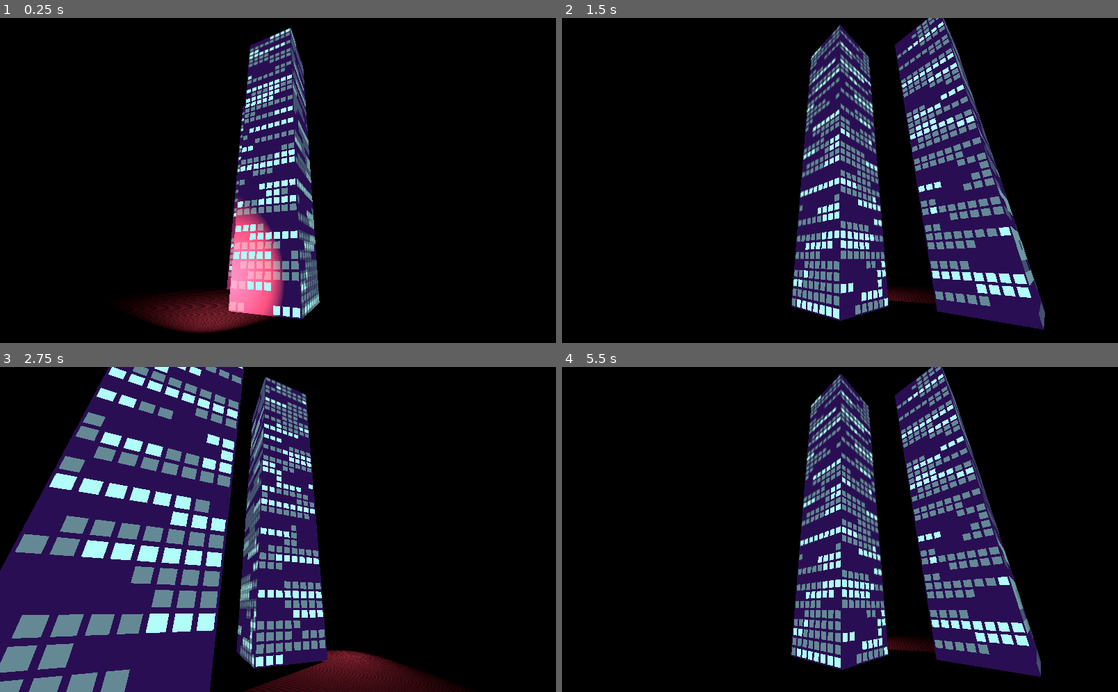
Above: before the commit, frames 1-4 (two rows, left to right).
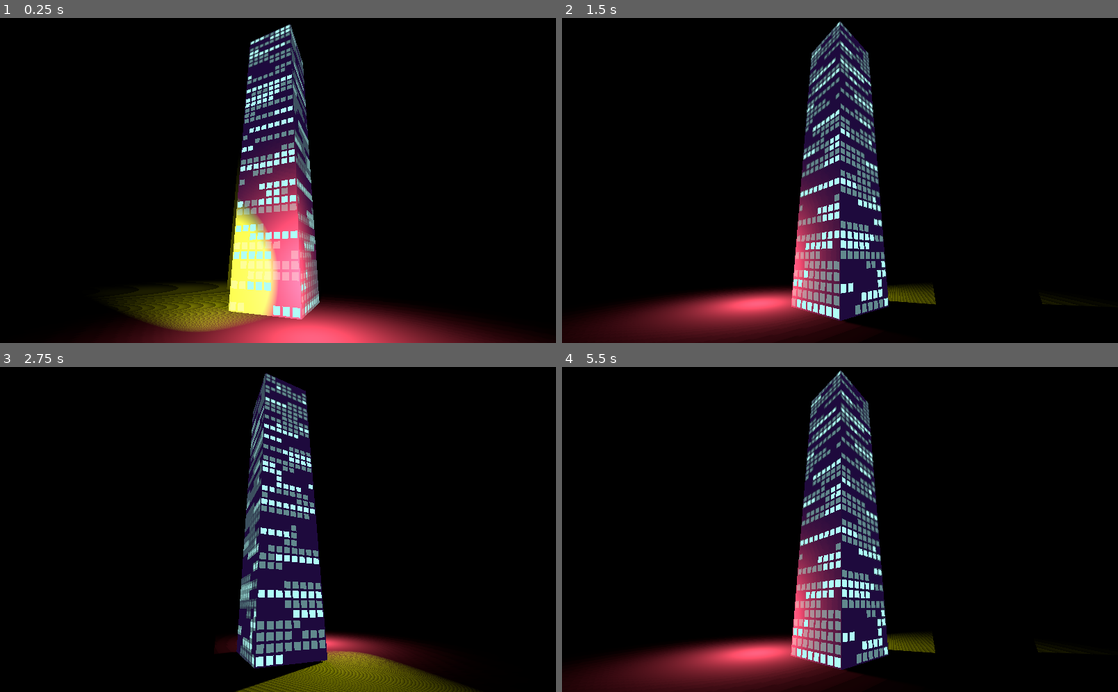
Above: after the commit, the same moments.

Repository: CluckeyMcCormick/ncg2
Game: Godot game, scene res://Main.tscn
Two runs of this game, one before a commit and one after it. Both use one fixed random seed, a clock stepped at 60 frames per second and the inputs below.
Inputs:
- Up to frame 1 (0.25 s): no input
- Up to frame 2 (1.5 s): no input
- Up to frame 3 (2.75 s): no input
- Up to frame 4 (5.5 s): no input

The runs differ from the first frame. In frame 1, 14% of the frame differs, in the area x 15-98%, y 1-100%; in frame 2, 23%; in frame 3, 39%, in the area x 0-86%, y 0-100%; in frame 4, 22%.

Commit message:
Process multiple lights with the building shader
Previously, any material with our building shader would only process
one light. Like, it could ONLY be lit by a single light source.

After some digging around, I found out that you're ACTUALLY supposed
to add the previous diffuse/specular result into you new calculation.

Well, maybe that's true in other places but for our shader that
presented a unique problem: the 'dark' parts got brighter everytime a
new light affected the building texture!!! So the dark parts of our
building were of variable color depending on how many light sources
were in contact with the building.

Obviously the ever-inching brightness was because of the constant
color-adding, which posed a different question: what do we do about
it? I tried multiplication and division before I found the different
color operations. Some actually produced really interesting effects
(especially the Dodge) but the Lighten operation actually did
everything I wanted. It made the lighted-areas brighter while keeping
the dark areas dark.

Diff:
--- a/Main.tscn
+++ b/Main.tscn
@@ -6,63 +6,184 @@
 
 [sub_resource type="PlaneMesh" id=1]
 
-[sub_resource type="ArrayMesh" id=2]
+[sub_resource type="ArrayMesh" id=12]
+surfaces/0 = {
+"aabb": AABB( -0.0625, 0, -0.0625, 0.125, 0.671875, 9.99868e-06 ),
+"array_data": PoolByteArray( 0, 0, 128, 189, 0, 0, 0, 0, 0, 0, 128, 189, 0, 0, 129, 0, 127, 0, 0, 129, 0, 0, 64, 183, 0, 0, 128, 61, 0, 0, 44, 63, 0, 0, 128, 189, 0, 0, 129, 0, 127, 0, 0, 129, 0, 48, 128, 188, 0, 0, 128, 189, 0, 0, 44, 63, 0, 0, 128, 189, 0, 0, 129, 0, 127, 0, 0, 129, 0, 0, 128, 188, 0, 0, 128, 189, 0, 0, 0, 0, 0, 0, 128, 189, 0, 0, 129, 0, 127, 0, 0, 129, 0, 0, 64, 183, 0, 0, 128, 61, 0, 0, 0, 0, 0, 0, 128, 189, 0, 0, 129, 0, 127, 0, 0, 129, 0, 48, 64, 183, 0, 0, 128, 61, 0, 0, 44, 63, 0, 0, 128, 189, 0, 0, 129, 0, 127, 0, 0, 129, 0, 48, 128, 188 ),
+"array_index_data": PoolByteArray(  ),
+"blend_shape_data": [  ],
+"format": 97303,
+"index_count": 0,
+"material": ExtResource( 5 ),
+"primitive": 4,
+"skeleton_aabb": [  ],
+"vertex_count": 6
+}
+
+[sub_resource type="ArrayMesh" id=13]
+surfaces/0 = {
+"aabb": AABB( -0.0625, 0, 0.0625, 0.125, 0.671885, 9.99868e-06 ),
+"array_data": PoolByteArray( 0, 0, 128, 189, 0, 0, 44, 63, 0, 0, 128, 61, 0, 0, 127, 0, 127, 0, 0, 127, 0, 47, 128, 186, 0, 0, 128, 61, 0, 0, 0, 0, 0, 0, 128, 61, 0, 0, 127, 0, 127, 0, 0, 127, 128, 51, 128, 176, 0, 0, 128, 189, 0, 0, 0, 0, 0, 0, 128, 61, 0, 0, 127, 0, 127, 0, 0, 127, 0, 47, 128, 176, 0, 0, 128, 189, 0, 0, 44, 63, 0, 0, 128, 61, 0, 0, 127, 0, 127, 0, 0, 127, 0, 47, 128, 186, 0, 0, 128, 61, 0, 0, 44, 63, 0, 0, 128, 61, 0, 0, 127, 0, 127, 0, 0, 127, 128, 51, 128, 186, 0, 0, 128, 61, 0, 0, 0, 0, 0, 0, 128, 61, 0, 0, 127, 0, 127, 0, 0, 127, 128, 51, 128, 176 ),
+"array_index_data": PoolByteArray(  ),
+"blend_shape_data": [  ],
+"format": 97303,
+"index_count": 0,
+"material": ExtResource( 5 ),
+"primitive": 4,
+"skeleton_aabb": [  ],
+"vertex_count": 6
+}
+
+[sub_resource type="ArrayMesh" id=14]
+surfaces/0 = {
+"aabb": AABB( 0.0625, 0, -0.0625, 9.99868e-06, 0.671875, 0.125 ),
+"array_data": PoolByteArray( 0, 0, 128, 61, 0, 0, 0, 0, 0, 0, 128, 189, 127, 0, 0, 0, 0, 0, 127, 129, 0, 46, 224, 186, 0, 0, 128, 61, 0, 0, 44, 63, 0, 0, 128, 61, 127, 0, 0, 0, 0, 0, 127, 129, 0, 51, 32, 190, 0, 0, 128, 61, 0, 0, 44, 63, 0, 0, 128, 189, 127, 0, 0, 0, 0, 0, 127, 129, 0, 46, 32, 190, 0, 0, 128, 61, 0, 0, 0, 0, 0, 0, 128, 189, 127, 0, 0, 0, 0, 0, 127, 129, 0, 46, 224, 186, 0, 0, 128, 61, 0, 0, 0, 0, 0, 0, 128, 61, 127, 0, 0, 0, 0, 0, 127, 129, 0, 51, 224, 186, 0, 0, 128, 61, 0, 0, 44, 63, 0, 0, 128, 61, 127, 0, 0, 0, 0, 0, 127, 129, 0, 51, 32, 190 ),
+"array_index_data": PoolByteArray(  ),
+"blend_shape_data": [  ],
+"format": 97303,
+"index_count": 0,
+"material": ExtResource( 5 ),
+"primitive": 4,
+"skeleton_aabb": [  ],
+"vertex_count": 6
+}
+
+[sub_resource type="ArrayMesh" id=15]
+surfaces/0 = {
+"aabb": AABB( -0.0625, 0, -0.0625, 9.99868e-06, 0.671885, 0.125 ),
+"array_data": PoolByteArray( 0, 0, 128, 189, 0, 0, 44, 63, 0, 0, 128, 189, 129, 0, 0, 0, 0, 0, 127, 127, 32, 56, 96, 190, 0, 0, 128, 189, 0, 0, 0, 0, 0, 0, 128, 61, 129, 0, 0, 0, 0, 0, 127, 127, 32, 57, 96, 187, 0, 0, 128, 189, 0, 0, 0, 0, 0, 0, 128, 189, 129, 0, 0, 0, 0, 0, 127, 127, 32, 56, 96, 187, 0, 0, 128, 189, 0, 0, 44, 63, 0, 0, 128, 189, 129, 0, 0, 0, 0, 0, 127, 127, 32, 56, 96, 190, 0, 0, 128, 189, 0, 0, 44, 63, 0, 0, 128, 61, 129, 0, 0, 0, 0, 0, 127, 127, 32, 57, 96, 190, 0, 0, 128, 189, 0, 0, 0, 0, 0, 0, 128, 61, 129, 0, 0, 0, 0, 0, 127, 127, 32, 57, 96, 187 ),
+"array_index_data": PoolByteArray(  ),
+"blend_shape_data": [  ],
+"format": 97303,
+"index_count": 0,
+"material": ExtResource( 5 ),
+"primitive": 4,
+"skeleton_aabb": [  ],
+"vertex_count": 6
+}
+
+[sub_resource type="ArrayMesh" id=16]
+surfaces/0 = {
+"aabb": AABB( -0.0625, 0.671875, -0.0625, 0.125, 1.00136e-05, 0.125 ),
+"array_data": PoolByteArray( 0, 0, 128, 189, 0, 0, 44, 63, 0, 0, 128, 189, 0, 127, 0, 0, 127, 0, 0, 127, 0, 0, 0, 0, 0, 0, 128, 61, 0, 0, 44, 63, 0, 0, 128, 61, 0, 127, 0, 0, 127, 0, 0, 127, 0, 0, 0, 0, 0, 0, 128, 189, 0, 0, 44, 63, 0, 0, 128, 61, 0, 127, 0, 0, 127, 0, 0, 127, 0, 0, 0, 0, 0, 0, 128, 189, 0, 0, 44, 63, 0, 0, 128, 189, 0, 127, 0, 0, 127, 0, 0, 127, 0, 0, 0, 0, 0, 0, 128, 61, 0, 0, 44, 63, 0, 0, 128, 189, 0, 127, 0, 0, 127, 0, 0, 127, 0, 0, 0, 0, 0, 0, 128, 61, 0, 0, 44, 63, 0, 0, 128, 61, 0, 127, 0, 0, 127, 0, 0, 127, 0, 0, 0, 0 ),
+"array_index_data": PoolByteArray(  ),
+"blend_shape_data": [  ],
+"format": 97303,
+"index_count": 0,
+"material": ExtResource( 5 ),
+"primitive": 4,
+"skeleton_aabb": [  ],
+"vertex_count": 6
+}
+
+[sub_resource type="Shader" id=28]
+code = "shader_type spatial;
+render_mode blend_mix,depth_draw_opaque,cull_back,diffuse_burley,specular_schlick_ggx;
+uniform vec4 albedo : hint_color;
+uniform sampler2D texture_albedo : hint_albedo;
+uniform float specular;
+uniform float metallic;
+uniform float roughness : hint_range(0,1);
+uniform float point_size : hint_range(0,128);
+uniform vec3 uv1_scale;
+uniform vec3 uv1_offset;
+uniform vec3 uv2_scale;
+uniform vec3 uv2_offset;
+
+
+void vertex() {
+	UV=UV*uv1_scale.xy+uv1_offset.xy;
+}
+
+
+
+
+void fragment() {
+	vec2 base_uv = UV;
+	vec4 albedo_tex = texture(texture_albedo,base_uv);
+	ALBEDO = albedo.rgb * albedo_tex.rgb;
+	METALLIC = metallic;
+	ROUGHNESS = roughness;
+	SPECULAR = specular;
+}
+"
+
+[sub_resource type="ShaderMaterial" id=29]
+shader = SubResource( 28 )
+shader_param/albedo = Color( 1, 1, 1, 1 )
+shader_param/specular = 1.0
+shader_param/metallic = 1.0
+shader_param/roughness = 1.0
+shader_param/point_size = 1.0
+shader_param/uv1_scale = Vector3( 1, 1, 1 )
+shader_param/uv1_offset = Vector3( 0, 0, 0 )
+shader_param/uv2_scale = Vector3( 1, 1, 1 )
+shader_param/uv2_offset = Vector3( 0, 0, 0 )
+
+[sub_resource type="SpatialMaterial" id=22]
+transmission_enabled = true
+transmission = Color( 1, 0, 0, 1 )
+refraction_enabled = true
+refraction_scale = 0.05
+refraction_texture_channel = 0
+
+[sub_resource type="ArrayMesh" id=23]
 surfaces/0 = {
 "aabb": AABB( -0.0625, 0, -0.0625, 0.125, 0.65625, 9.99868e-06 ),
-"array_data": PoolByteArray( 0, 0, 128, 189, 0, 0, 0, 0, 0, 0, 128, 189, 0, 0, 129, 0, 127, 0, 0, 129, 0, 164, 160, 185, 0, 0, 128, 61, 0, 0, 40, 63, 0, 0, 128, 189, 0, 0, 129, 0, 127, 0, 0, 129, 0, 47, 112, 189, 0, 0, 128, 189, 0, 0, 40, 63, 0, 0, 128, 189, 0, 0, 129, 0, 127, 0, 0, 129, 0, 164, 112, 189, 0, 0, 128, 189, 0, 0, 0, 0, 0, 0, 128, 189, 0, 0, 129, 0, 127, 0, 0, 129, 0, 164, 160, 185, 0, 0, 128, 61, 0, 0, 0, 0, 0, 0, 128, 189, 0, 0, 129, 0, 127, 0, 0, 129, 0, 47, 160, 185, 0, 0, 128, 61, 0, 0, 40, 63, 0, 0, 128, 189, 0, 0, 129, 0, 127, 0, 0, 129, 0, 47, 112, 189 ),
-"array_index_data": PoolByteArray(  ),
-"blend_shape_data": [  ],
-"format": 97303,
-"index_count": 0,
-"material": ExtResource( 5 ),
-"primitive": 4,
-"skeleton_aabb": [  ],
-"vertex_count": 6
-}
-
-[sub_resource type="ArrayMesh" id=3]
+"array_data": PoolByteArray( 0, 0, 128, 189, 0, 0, 0, 0, 0, 0, 128, 189, 0, 0, 129, 0, 127, 0, 0, 129, 224, 56, 128, 181, 0, 0, 128, 61, 0, 0, 40, 63, 0, 0, 128, 189, 0, 0, 129, 0, 127, 0, 0, 129, 224, 57, 0, 188, 0, 0, 128, 189, 0, 0, 40, 63, 0, 0, 128, 189, 0, 0, 129, 0, 127, 0, 0, 129, 224, 56, 0, 188, 0, 0, 128, 189, 0, 0, 0, 0, 0, 0, 128, 189, 0, 0, 129, 0, 127, 0, 0, 129, 224, 56, 128, 181, 0, 0, 128, 61, 0, 0, 0, 0, 0, 0, 128, 189, 0, 0, 129, 0, 127, 0, 0, 129, 224, 57, 128, 181, 0, 0, 128, 61, 0, 0, 40, 63, 0, 0, 128, 189, 0, 0, 129, 0, 127, 0, 0, 129, 224, 57, 0, 188 ),
+"array_index_data": PoolByteArray(  ),
+"blend_shape_data": [  ],
+"format": 97303,
+"index_count": 0,
+"material": SubResource( 22 ),
+"primitive": 4,
+"skeleton_aabb": [  ],
+"vertex_count": 6
+}
+
+[sub_resource type="ArrayMesh" id=24]
 surfaces/0 = {
 "aabb": AABB( -0.0625, 0, 0.0625, 0.125, 0.65626, 9.99868e-06 ),
-"array_data": PoolByteArray( 0, 0, 128, 189, 0, 0, 40, 63, 0, 0, 128, 61, 0, 0, 127, 0, 127, 0, 0, 127, 0, 56, 192, 188, 0, 0, 128, 61, 0, 0, 0, 0, 0, 0, 128, 61, 0, 0, 127, 0, 127, 0, 0, 127, 0, 57, 64, 184, 0, 0, 128, 189, 0, 0, 0, 0, 0, 0, 128, 61, 0, 0, 127, 0, 127, 0, 0, 127, 0, 56, 64, 184, 0, 0, 128, 189, 0, 0, 40, 63, 0, 0, 128, 61, 0, 0, 127, 0, 127, 0, 0, 127, 0, 56, 192, 188, 0, 0, 128, 61, 0, 0, 40, 63, 0, 0, 128, 61, 0, 0, 127, 0, 127, 0, 0, 127, 0, 57, 192, 188, 0, 0, 128, 61, 0, 0, 0, 0, 0, 0, 128, 61, 0, 0, 127, 0, 127, 0, 0, 127, 0, 57, 64, 184 ),
-"array_index_data": PoolByteArray(  ),
-"blend_shape_data": [  ],
-"format": 97303,
-"index_count": 0,
-"material": ExtResource( 5 ),
-"primitive": 4,
-"skeleton_aabb": [  ],
-"vertex_count": 6
-}
-
-[sub_resource type="ArrayMesh" id=4]
+"array_data": PoolByteArray( 0, 0, 128, 189, 0, 0, 40, 63, 0, 0, 128, 61, 0, 0, 127, 0, 127, 0, 0, 127, 128, 52, 16, 190, 0, 0, 128, 61, 0, 0, 0, 0, 0, 0, 128, 61, 0, 0, 127, 0, 127, 0, 0, 127, 128, 54, 224, 186, 0, 0, 128, 189, 0, 0, 0, 0, 0, 0, 128, 61, 0, 0, 127, 0, 127, 0, 0, 127, 128, 52, 224, 186, 0, 0, 128, 189, 0, 0, 40, 63, 0, 0, 128, 61, 0, 0, 127, 0, 127, 0, 0, 127, 128, 52, 16, 190, 0, 0, 128, 61, 0, 0, 40, 63, 0, 0, 128, 61, 0, 0, 127, 0, 127, 0, 0, 127, 128, 54, 16, 190, 0, 0, 128, 61, 0, 0, 0, 0, 0, 0, 128, 61, 0, 0, 127, 0, 127, 0, 0, 127, 128, 54, 224, 186 ),
+"array_index_data": PoolByteArray(  ),
+"blend_shape_data": [  ],
+"format": 97303,
+"index_count": 0,
+"material": SubResource( 22 ),
+"primitive": 4,
+"skeleton_aabb": [  ],
+"vertex_count": 6
+}
+
+[sub_resource type="ArrayMesh" id=25]
 surfaces/0 = {
 "aabb": AABB( 0.0625, 0, -0.0625, 9.99868e-06, 0.65625, 0.125 ),
-"array_data": PoolByteArray( 0, 0, 128, 61, 0, 0, 0, 0, 0, 0, 128, 189, 127, 0, 0, 0, 0, 0, 127, 129, 96, 58, 128, 183, 0, 0, 128, 61, 0, 0, 40, 63, 0, 0, 128, 61, 127, 0, 0, 0, 0, 0, 127, 129, 96, 59, 128, 188, 0, 0, 128, 61, 0, 0, 40, 63, 0, 0, 128, 189, 127, 0, 0, 0, 0, 0, 127, 129, 96, 58, 128, 188, 0, 0, 128, 61, 0, 0, 0, 0, 0, 0, 128, 189, 127, 0, 0, 0, 0, 0, 127, 129, 96, 58, 128, 183, 0, 0, 128, 61, 0, 0, 0, 0, 0, 0, 128, 61, 127, 0, 0, 0, 0, 0, 127, 129, 96, 59, 128, 183, 0, 0, 128, 61, 0, 0, 40, 63, 0, 0, 128, 61, 127, 0, 0, 0, 0, 0, 127, 129, 96, 59, 128, 188 ),
-"array_index_data": PoolByteArray(  ),
-"blend_shape_data": [  ],
-"format": 97303,
-"index_count": 0,
-"material": ExtResource( 5 ),
-"primitive": 4,
-"skeleton_aabb": [  ],
-"vertex_count": 6
-}
-
-[sub_resource type="ArrayMesh" id=5]
+"array_data": PoolByteArray( 0, 0, 128, 61, 0, 0, 0, 0, 0, 0, 128, 189, 127, 0, 0, 0, 0, 0, 127, 129, 192, 53, 224, 184, 0, 0, 128, 61, 0, 0, 40, 63, 0, 0, 128, 61, 127, 0, 0, 0, 0, 0, 127, 129, 192, 55, 16, 189, 0, 0, 128, 61, 0, 0, 40, 63, 0, 0, 128, 189, 127, 0, 0, 0, 0, 0, 127, 129, 192, 53, 16, 189, 0, 0, 128, 61, 0, 0, 0, 0, 0, 0, 128, 189, 127, 0, 0, 0, 0, 0, 127, 129, 192, 53, 224, 184, 0, 0, 128, 61, 0, 0, 0, 0, 0, 0, 128, 61, 127, 0, 0, 0, 0, 0, 127, 129, 192, 55, 224, 184, 0, 0, 128, 61, 0, 0, 40, 63, 0, 0, 128, 61, 127, 0, 0, 0, 0, 0, 127, 129, 192, 55, 16, 189 ),
+"array_index_data": PoolByteArray(  ),
+"blend_shape_data": [  ],
+"format": 97303,
+"index_count": 0,
+"material": SubResource( 22 ),
+"primitive": 4,
+"skeleton_aabb": [  ],
+"vertex_count": 6
+}
+
+[sub_resource type="ArrayMesh" id=26]
 surfaces/0 = {
 "aabb": AABB( -0.0625, 0, -0.0625, 9.99868e-06, 0.65626, 0.125 ),
-"array_data": PoolByteArray( 0, 0, 128, 189, 0, 0, 40, 63, 0, 0, 128, 189, 129, 0, 0, 0, 0, 0, 127, 127, 192, 58, 144, 189, 0, 0, 128, 189, 0, 0, 0, 0, 0, 0, 128, 61, 129, 0, 0, 0, 0, 0, 127, 127, 192, 59, 224, 185, 0, 0, 128, 189, 0, 0, 0, 0, 0, 0, 128, 189, 129, 0, 0, 0, 0, 0, 127, 127, 192, 58, 224, 185, 0, 0, 128, 189, 0, 0, 40, 63, 0, 0, 128, 189, 129, 0, 0, 0, 0, 0, 127, 127, 192, 58, 144, 189, 0, 0, 128, 189, 0, 0, 40, 63, 0, 0, 128, 61, 129, 0, 0, 0, 0, 0, 127, 127, 192, 59, 144, 189, 0, 0, 128, 189, 0, 0, 0, 0, 0, 0, 128, 61, 129, 0, 0, 0, 0, 0, 127, 127, 192, 59, 224, 185 ),
-"array_index_data": PoolByteArray(  ),
-"blend_shape_data": [  ],
-"format": 97303,
-"index_count": 0,
-"material": ExtResource( 5 ),
-"primitive": 4,
-"skeleton_aabb": [  ],
-"vertex_count": 6
-}
-
-[sub_resource type="ArrayMesh" id=6]
+"array_data": PoolByteArray( 0, 0, 128, 189, 0, 0, 40, 63, 0, 0, 128, 189, 129, 0, 0, 0, 0, 0, 127, 127, 32, 59, 224, 186, 0, 0, 128, 189, 0, 0, 0, 0, 0, 0, 128, 61, 129, 0, 0, 0, 0, 0, 127, 127, 16, 60, 128, 178, 0, 0, 128, 189, 0, 0, 0, 0, 0, 0, 128, 189, 129, 0, 0, 0, 0, 0, 127, 127, 32, 59, 128, 178, 0, 0, 128, 189, 0, 0, 40, 63, 0, 0, 128, 189, 129, 0, 0, 0, 0, 0, 127, 127, 32, 59, 224, 186, 0, 0, 128, 189, 0, 0, 40, 63, 0, 0, 128, 61, 129, 0, 0, 0, 0, 0, 127, 127, 16, 60, 224, 186, 0, 0, 128, 189, 0, 0, 0, 0, 0, 0, 128, 61, 129, 0, 0, 0, 0, 0, 127, 127, 16, 60, 128, 178 ),
+"array_index_data": PoolByteArray(  ),
+"blend_shape_data": [  ],
+"format": 97303,
+"index_count": 0,
+"material": SubResource( 22 ),
+"primitive": 4,
+"skeleton_aabb": [  ],
+"vertex_count": 6
+}
+
+[sub_resource type="ArrayMesh" id=27]
 surfaces/0 = {
 "aabb": AABB( -0.0625, 0.65625, -0.0625, 0.125, 1.00136e-05, 0.125 ),
 "array_data": PoolByteArray( 0, 0, 128, 189, 0, 0, 40, 63, 0, 0, 128, 189, 0, 127, 0, 0, 127, 0, 0, 127, 0, 0, 0, 0, 0, …(433 unchanged characters)…
@@ -70,77 +191,7 @@
 "blend_shape_data": [  ],
 "format": 97303,
 "index_count": 0,
-"material": ExtResource( 5 ),
-"primitive": 4,
-"skeleton_aabb": [  ],
-"vertex_count": 6
-}
-
-[sub_resource type="ArrayMesh" id=7]
-surfaces/0 = {
-"aabb": AABB( -0.0625, 0, -0.0625, 0.125, 0.65625, 9.99868e-06 ),
-"array_data": PoolByteArray( 0, 0, 128, 189, 0, 0, 0, 0, 0, 0, 128, 189, 0, 0, 129, 0, 127, 0, 0, 129, 128, 57, 128, 178, 0, 0, 128, 61, 0, 0, 40, 63, 0, 0, 128, 189, 0, 0, 129, 0, 127, 0, 0, 129, 128, 58, 224, 186, 0, 0, 128, 189, 0, 0, 40, 63, 0, 0, 128, 189, 0, 0, 129, 0, 127, 0, 0, 129, 128, 57, 224, 186, 0, 0, 128, 189, 0, 0, 0, 0, 0, 0, 128, 189, 0, 0, 129, 0, 127, 0, 0, 129, 128, 57, 128, 178, 0, 0, 128, 61, 0, 0, 0, 0, 0, 0, 128, 189, 0, 0, 129, 0, 127, 0, 0, 129, 128, 58, 128, 178, 0, 0, 128, 61, 0, 0, 40, 63, 0, 0, 128, 189, 0, 0, 129, 0, 127, 0, 0, 129, 128, 58, 224, 186 ),
-"array_index_data": PoolByteArray(  ),
-"blend_shape_data": [  ],
-"format": 97303,
-"index_count": 0,
-"material": ExtResource( 5 ),
-"primitive": 4,
-"skeleton_aabb": [  ],
-"vertex_count": 6
-}
-
-[sub_resource type="ArrayMesh" id=8]
-surfaces/0 = {
-"aabb": AABB( -0.0625, 0, 0.0625, 0.125, 0.65626, 9.99868e-06 ),
-"array_data": PoolByteArray( 0, 0, 128, 189, 0, 0, 40, 63, 0, 0, 128, 61, 0, 0, 127, 0, 127, 0, 0, 127, 0, 46, 112, 189, 0, 0, 128, 61, 0, 0, 0, 0, 0, 0, 128, 61, 0, 0, 127, 0, 127, 0, 0, 127, 0, 51, 160, 185, 0, 0, 128, 189, 0, 0, 0, 0, 0, 0, 128, 61, 0, 0, 127, 0, 127, 0, 0, 127, 0, 46, 160, 185, 0, 0, 128, 189, 0, 0, 40, 63, 0, 0, 128, 61, 0, 0, 127, 0, 127, 0, 0, 127, 0, 46, 112, 189, 0, 0, 128, 61, 0, 0, 40, 63, 0, 0, 128, 61, 0, 0, 127, 0, 127, 0, 0, 127, 0, 51, 112, 189, 0, 0, 128, 61, 0, 0, 0, 0, 0, 0, 128, 61, 0, 0, 127, 0, 127, 0, 0, 127, 0, 51, 160, 185 ),
-"array_index_data": PoolByteArray(  ),
-"blend_shape_data": [  ],
-"format": 97303,
-"index_count": 0,
-"material": ExtResource( 5 ),
-"primitive": 4,
-"skeleton_aabb": [  ],
-"vertex_count": 6
-}
-
-[sub_resource type="ArrayMesh" id=9]
-surfaces/0 = {
-"aabb": AABB( 0.0625, 0, -0.0625, 9.99868e-06, 0.65625, 0.125 ),
-"array_data": PoolByteArray( 0, 0, 128, 61, 0, 0, 0, 0, 0, 0, 128, 189, 127, 0, 0, 0, 0, 0, 127, 129, 192, 56, 192, 181, 0, 0, 128, 61, 0, 0, 40, 63, 0, 0, 128, 61, 127, 0, 0, 0, 0, 0, 127, 129, 192, 57, 16, 188, 0, 0, 128, 61, 0, 0, 40, 63, 0, 0, 128, 189, 127, 0, 0, 0, 0, 0, 127, 129, 192, 56, 16, 188, 0, 0, 128, 61, 0, 0, 0, 0, 0, 0, 128, 189, 127, 0, 0, 0, 0, 0, 127, 129, 192, 56, 192, 181, 0, 0, 128, 61, 0, 0, 0, 0, 0, 0, 128, 61, 127, 0, 0, 0, 0, 0, 127, 129, 192, 57, 192, 181, 0, 0, 128, 61, 0, 0, 40, 63, 0, 0, 128, 61, 127, 0, 0, 0, 0, 0, 127, 129, 192, 57, 16, 188 ),
-"array_index_data": PoolByteArray(  ),
-"blend_shape_data": [  ],
-"format": 97303,
-"index_count": 0,
-"material": ExtResource( 5 ),
-"primitive": 4,
-"skeleton_aabb": [  ],
-"vertex_count": 6
-}
-
-[sub_resource type="ArrayMesh" id=10]
-surfaces/0 = {
-"aabb": AABB( -0.0625, 0, -0.0625, 9.99868e-06, 0.65626, 0.125 ),
-"array_data": PoolByteArray( 0, 0, 128, 189, 0, 0, 40, 63, 0, 0, 128, 189, 129, 0, 0, 0, 0, 0, 127, 127, 128, 58, 0, 189, 0, 0, 128, 189, 0, 0, 0, 0, 0, 0, 128, 61, 129, 0, 0, 0, 0, 0, 127, 127, 128, 59, 192, 184, 0, 0, 128, 189, 0, 0, 0, 0, 0, 0, 128, 189, 129, 0, 0, 0, 0, 0, 127, 127, 128, 58, 192, 184, 0, 0, 128, 189, 0, 0, 40, 63, 0, 0, 128, 189, 129, 0, 0, 0, 0, 0, 127, 127, 128, 58, 0, 189, 0, 0, 128, 189, 0, 0, 40, 63, 0, 0, 128, 61, 129, 0, 0, 0, 0, 0, 127, 127, 128, 59, 0, 189, 0, 0, 128, 189, 0, 0, 0, 0, 0, 0, 128, 61, 129, 0, 0, 0, 0, 0, 127, 127, 128, 59, 192, 184 ),
-"array_index_data": PoolByteArray(  ),
-"blend_shape_data": [  ],
-"format": 97303,
-"index_count": 0,
-"material": ExtResource( 5 ),
-"primitive": 4,
-"skeleton_aabb": [  ],
-"vertex_count": 6
-}
-
-[sub_resource type="ArrayMesh" id=11]
-surfaces/0 = {
-"aabb": AABB( -0.0625, 0.65625, -0.0625, 0.125, 1.00136e-05, 0.125 ),
-"array_data": PoolByteArray( 0, 0, 128, 189, 0, 0, 40, 63, 0, 0, 128, 189, 0, 127, 0, 0, 127, 0, 0, 127, 0, 0, 0, 0, 0, 0, 128, 61, 0, 0, 40, 63, 0, 0, 128, 61, 0, 127, 0, 0, 127, 0, 0, 127, 0, 0, 0, 0, 0, 0, 128, 189, 0, 0, 40, 63, 0, 0, 128, 61, 0, 127, 0, 0, 127, 0, 0, 127, 0, 0, 0, 0, 0, 0, 128, 189, 0, 0, 40, 63, 0, 0, 128, 189, 0, 127, 0, 0, 127, 0, 0, 127, 0, 0, 0, 0, 0, 0, 128, 61, 0, 0, 40, 63, 0, 0, 128, 189, 0, 127, 0, 0, 127, 0, 0, 127, 0, 0, 0, 0, 0, 0, 128, 61, 0, 0, 40, 63, 0, 0, 128, 61, 0, 127, 0, 0, 127, 0, 0, 127, 0, 0, 0, 0 ),
-"array_index_data": PoolByteArray(  ),
-"blend_shape_data": [  ],
-"format": 97303,
-"index_count": 0,
-"material": ExtResource( 5 ),
+"material": SubResource( 22 ),
 "primitive": 4,
 "skeleton_aabb": [  ],
 "vertex_count": 6
@@ -153,36 +204,36 @@
 transform = Transform( 10, -1.43584e-28, -6.3573e-07, 0, 10, -2.25857e-21, 6.3573e-07, 2.25857e-21, 10, -2.60649e-07, 5.96046e-08, 0 )
 script = ExtResource( 2 )
 building_material = ExtResource( 5 )
-len_y = 42
+len_y = 43
 
 [node name="MeshInstance" type="MeshInstance" parent="AutoBuilding"]
 mesh = SubResource( 1 )
 material/0 = null
 
 [node name="ZNeg" type="MeshInstance" parent="AutoBuilding"]
-mesh = SubResource( 2 )
+mesh = SubResource( 12 )
 material/0 = null
 
 [node name="ZPos" type="MeshInstance" parent="AutoBuilding"]
-mesh = SubResource( 3 )
+mesh = SubResource( 13 )
 material/0 = null
 
 [node name="XNeg" type="MeshInstance" parent="AutoBuilding"]
-mesh = SubResource( 4 )
+mesh = SubResource( 14 )
 material/0 = null
 
 [node name="XPos" type="MeshInstance" parent="AutoBuilding"]
-mesh = SubResource( 5 )
+mesh = SubResource( 15 )
 material/0 = null
 
 [node name="YTop" type="MeshInstance" parent="AutoBuilding"]
-mesh = SubResource( 6 )
+mesh = SubResource( 16 )
 material/0 = null
 
 [node name="AutoBuilding2" type="Spatial" parent="."]
 transform = Transform( 10, -1.43584e-28, -6.3573e-07, 0, 10, -2.25857e-21, 6.3573e-07, 2.25857e-21, 10, 1.5, 5.96046e-08, 2 )
 script = ExtResource( 2 )
-building_material = ExtResource( 5 )
+building_material = SubResource( 29 )
 len_y = 42
 
 [node name="MeshInstance" type="MeshInstance" parent="AutoBuilding2"]
@@ -190,23 +241,23 @@
 material/0 = null
 
 [node name="ZNeg" type="MeshInstance" parent="AutoBuilding2"]
-mesh = SubResource( 7 )
+mesh = SubResource( 23 )
 material/0 = null
 
 [node name="ZPos" type="MeshInstance" parent="AutoBuilding2"]
-mesh = SubResource( 8 )
+mesh = SubResource( 24 )
 material/0 = null
 
 [node name="XNeg" type="MeshInstance" parent="AutoBuilding2"]
-mesh = SubResource( 9 )
+mesh = SubResource( 25 )
 material/0 = null
 
 [node name="XPos" type="MeshInstance" parent="AutoBuilding2"]
-mesh = SubResource( 10 )
+mesh = SubResource( 26 )
 material/0 = null
 
 [node name="YTop" type="MeshInstance" parent="AutoBuilding2"]
-mesh = SubResource( 11 )
+mesh = SubResource( 27 )
 material/0 = null
 
 [node name="Spin" type="Spatial" parent="."]
@@ -219,21 +270,21 @@
 size = 5.0
 
 [node name="OmniLight" type="OmniLight" parent="."]
-transform = Transform( 1, 0, 0, 0, 1, 0, 0, 0, 1, -1.5, 0.5, -1.5 )
-visible = false
+transform = Transform( 1, 0, 0, 0, 1, 0, 0, 0, 1, -0.932956, 0.5, -1.28284 )
 light_color = Color( 1, 0.309804, 0.411765, 1 )
 light_energy = 3.0
 shadow_enabled = true
-omni_attenuation = 1.68179
+omni_attenuation = 6.06285
 
 [node name="Tween" type="Tween" parent="."]
 repeat = true
 playback/repeat = true
 
 [node name="SpotLight" type="SpotLight" parent="."]
-transform = Transform( -0.866026, 0, -0.5, 0, 1, 0, 0.5, 0, -0.866026, 0, 0.5, -2 )
-light_color = Color( 1, 0.309804, 0.411765, 1 )
+transform = Transform( -0.866026, 0, -0.5, 0, 1, 0, 0.5, 0, -0.866026, 0.0670799, 0.5, -2 )
+light_color = Color( 0.992157, 1, 0, 1 )
 light_energy = 3.0
 shadow_enabled = true
+spot_range = 7.64495
 spot_attenuation = 2.0
 spot_angle_attenuation = 0.5
--- a/materials/BuildingMaterialLight.tres
+++ b/materials/BuildingMaterialLight.tres
@@ -5,6 +5,6 @@
 
 [resource]
 shader = ExtResource( 1 )
-shader_param/dark_color = Color( 0.168627, 0.0588235, 0.329412, 1 )
+shader_param/dark_color = Color( 0.12048, 0.0408, 0.24, 1 )
 shader_param/window_color = Color( 0.694118, 1, 0.972549, 1 )
 shader_param/TextureUniform = ExtResource( 2 )
--- a/materials/LightWindowShader.tres
+++ b/materials/LightWindowShader.tres
@@ -27,6 +27,12 @@
 
 [sub_resource type="VisualShaderNodeColorUniform" id=10]
 uniform_name = "window_color"
+
+[sub_resource type="VisualShaderNodeInput" id=14]
+input_name = "diffuse"
+
+[sub_resource type="VisualShaderNodeColorOp" id=15]
+operator = 3
 
 [sub_resource type="VisualShaderNodeColorUniform" id=11]
 uniform_name = "dark_color"
@@ -106,15 +112,21 @@
 // VectorScalarMix:19
 	vec3 n_out19p0 = mix(n_out16p0, n_out22p0, n_out18p1);
 
+// Input:24
+	vec3 n_out24p0 = DIFFUSE_LIGHT;
+
+// ColorOp:25
+	vec3 n_out25p0 = max(n_out19p0, n_out24p0);
+
 // Output:0
-	SPECULAR_LIGHT = n_out19p0;
+	DIFFUSE_LIGHT = n_out25p0;
 
 }
 "
-graph_offset = Vector2( 365.127, -148.5 )
+graph_offset = Vector2( 972.499, -73.3702 )
 flags/world_vertex_coords = true
 nodes/fragment/0/position = Vector2( 860, 140 )
-nodes/light/0/position = Vector2( 1320, 200 )
+nodes/light/0/position = Vector2( 1500, 260 )
 nodes/light/2/node = SubResource( 7 )
 nodes/light/2/position = Vector2( -140, 260 )
 nodes/light/3/node = SubResource( 11 )
@@ -141,4 +153,8 @@
 nodes/light/22/position = Vector2( 840, 220 )
 nodes/light/23/node = SubResource( 10 )
 nodes/light/23/position = Vector2( 580, 240 )
-nodes/light/connections = PoolIntArray( 8, 0, 7, 0, 7, 0, 12, 0, 2, 0, 7, 1, 10, 0, 13, 1, 12, 0, 13, 0, 13, 0, 16, 2, 18, 1, 19, 2, 16, 0, 19, 0, 19, 0, 0, 1, 21, 0, 16, 1, 3, 0, 16, 0, 18, 0, 22, 1, 23, 0, 22, 0, 22, 0, 19, 1 )
+nodes/light/24/node = SubResource( 14 )
+nodes/light/24/position = Vector2( 1080, 320 )
+nodes/light/25/node = SubResource( 15 )
+nodes/light/25/position = Vector2( 1300, 240 )
+nodes/light/connections = PoolIntArray( 8, 0, 7, 0, 7, 0, 12, 0, 2, 0, 7, 1, 10, 0, 13, 1, 12, 0, 13, 0, 13, 0, 16, 2, 18, 1, 19, 2, 16, 0, 19, 0, 21, 0, 16, 1, 3, 0, 16, 0, 18, 0, 22, 1, 23, 0, 22, 0, 22, 0, 19, 1, 25, 0, 0, 0, 24, 0, 25, 1, 19, 0, 25, 0 )
Not shown: 1 places in Main.tscn that only renumber resources
Not shown: 1 places in materials/LightWindowShader.tres that only renumber resources
